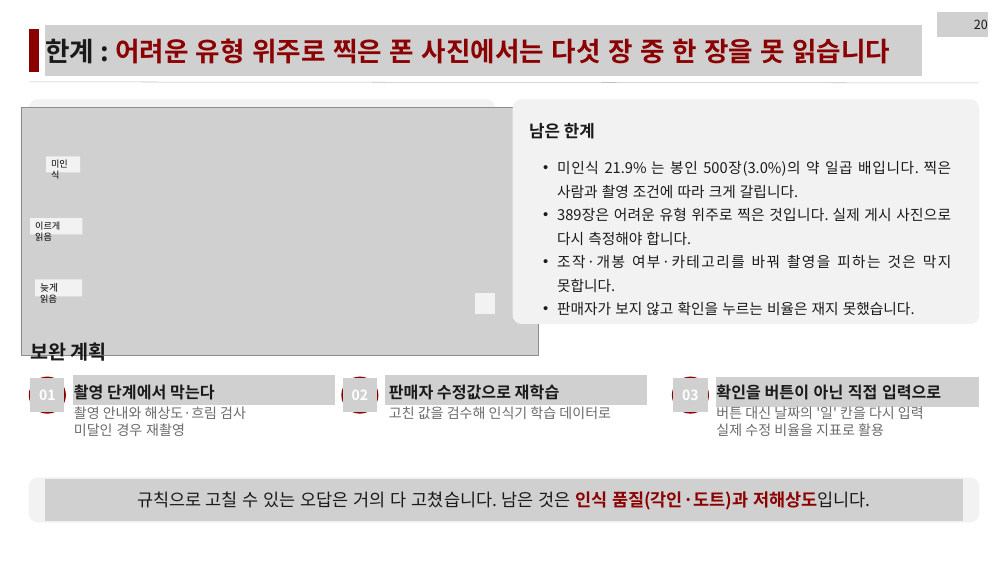
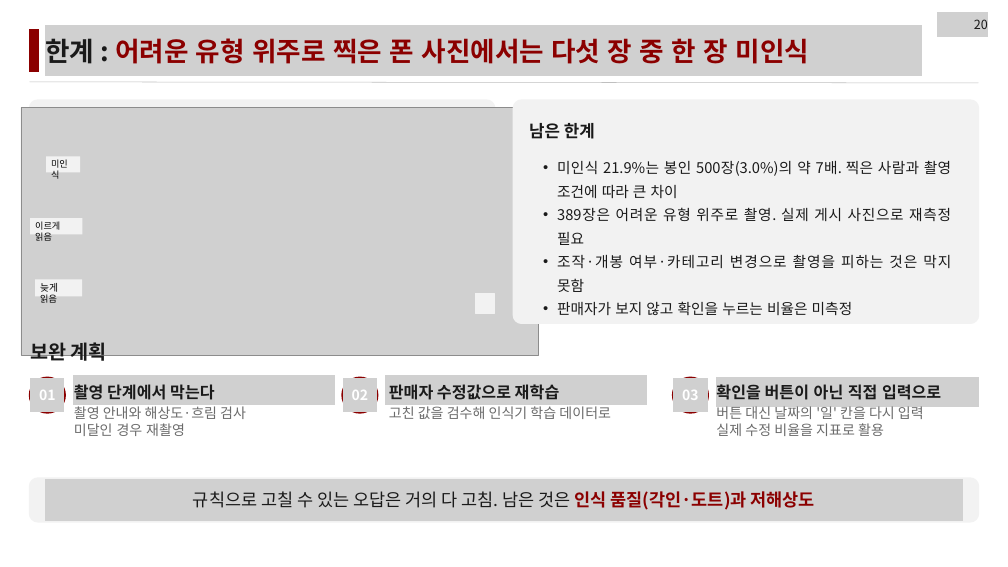
Before and after one commit to LEEbyeongchul/itda3-CODE-subway, a slide deck: slide 20 of 발표/[CODE]_서브웨이_본선발표.pptx. Drawn at 1008x567 pixels with LibreOffice and Linux fonts; fonts in the diff are those of the drawing; grey boxes stand for pictures. Boxes give left, top, right and bottom in pixels: in the first picture for what was removed or moved away, otherwise in the second. Text is boxed around its words. In the diff, an @@ line names an element or a change of style, - is before the commit and + after.

```diff
--- a/발표/[CODE]_서브웨이_본선발표.pptx
+++ b/발표/[CODE]_서브웨이_본선발표.pptx
@@ text at (45, 38, 809, 64): text changed @@
-한계 : 어려운 유형 위주로 찍은 폰 사진에서는 다섯 장 중 한 장을 못 읽습니다
+한계 : 어려운 유형 위주로 찍은 폰 사진에서는 다섯 장 중 한 장 미인식
@@ text at (557, 161, 951, 315): text changed @@
-  • 미인식 21.9% 는 봉인 500장(3.0%)의 약 일곱 배입니다. 찍은 사람과 촬영 조건에 따라 크게 갈립니다.
-  • 389장은 어려운 유형 위주로 찍은 것입니다. 실제 게시 사진으로 다시 측정해야 합니다.
-  • 조작·개봉 여부·카테고리를 바꿔 촬영을 피하는 것은 막지 못합니다.
-  • 판매자가 보지 않고 확인을 누르는 비율은 재지 못했습니다.
+  • 미인식 21.9%는 봉인 500장(3.0%)의 약 7배. 찍은 사람과 촬영 조건에 따라 큰 차이
+  • 389장은 어려운 유형 위주로 촬영. 실제 게시 사진으로 재측정 필요
+  • 조작·개봉 여부·카테고리 변경으로 촬영을 피하는 것은 막지 못함
+  • 판매자가 보지 않고 확인을 누르는 비율은 미측정
@@ text at (193, 491, 815, 510): text changed @@
-규칙으로 고칠 수 있는 오답은 거의 다 고쳤습니다. 남은 것은 인식 품질(각인·도트)과 저해상도입니다.
+규칙으로 고칠 수 있는 오답은 거의 다 고침. 남은 것은 인식 품질(각인·도트)과 저해상도
```
Also in this commit, not shown: 16 other slides changed, 1 other file.
